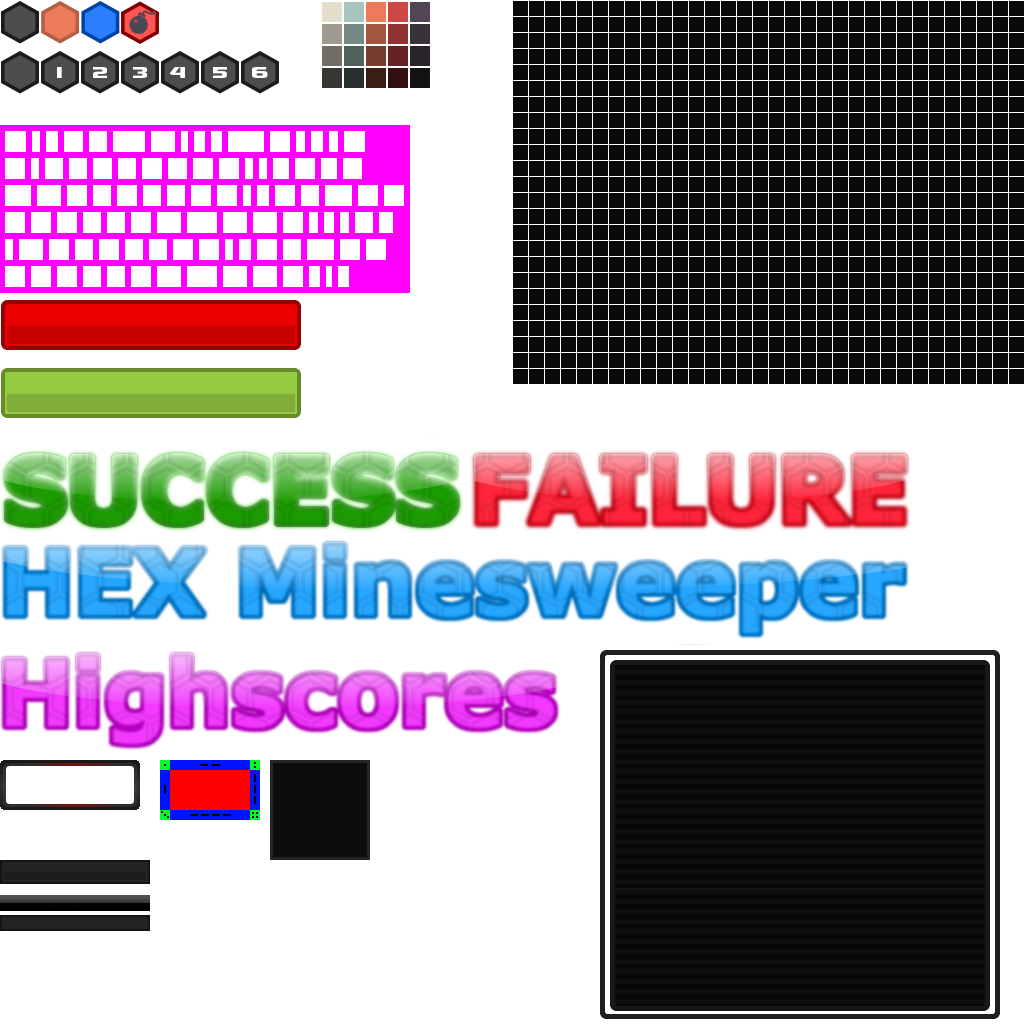
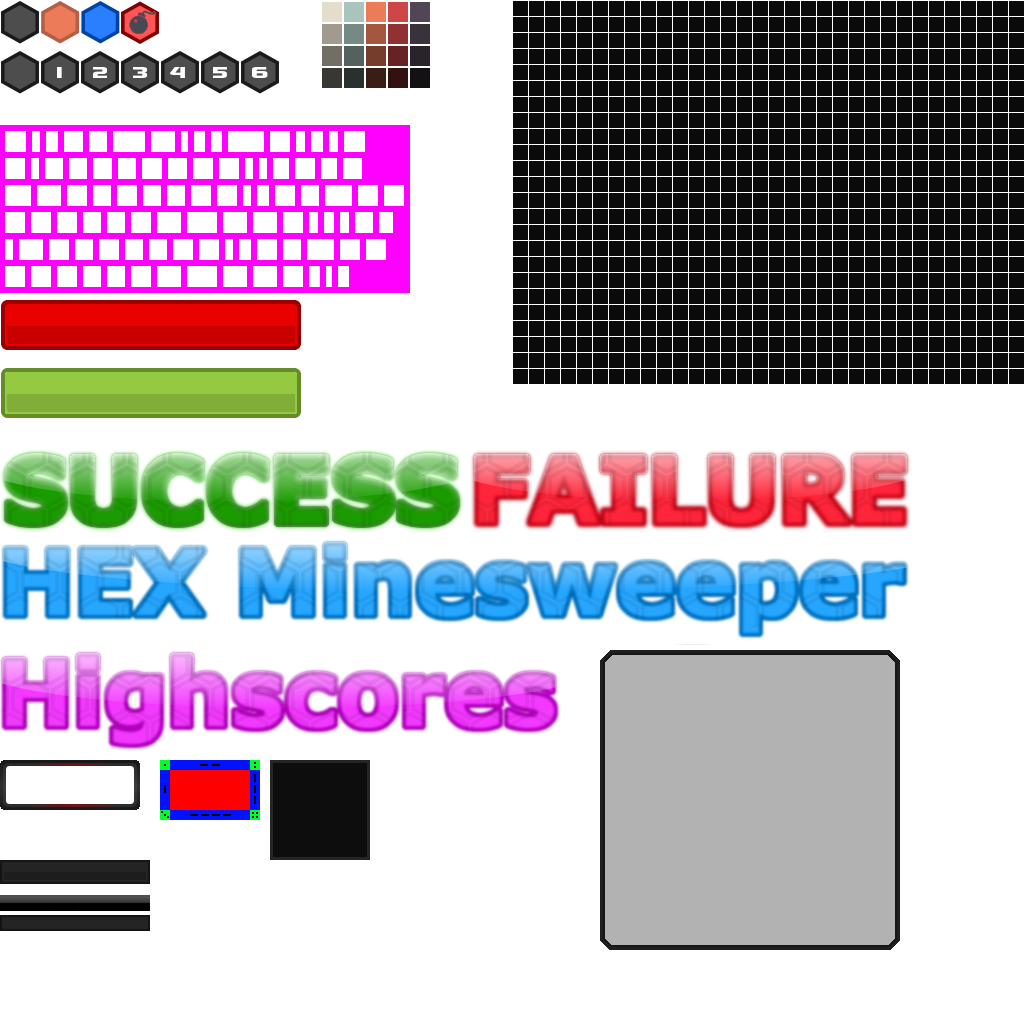
Comparing the layer stacks of the two (1024, 1024) images. Changes:
hid "Ebene" over [600, 650, 1000, 1019]
hid "Ebene #6" over [615, 665, 986, 1009]
added layer "Ebene #4" (30%) above "Ebene #1" over [603, 653, 897, 947]
painted on "Ebene #1" over [600, 650, 1000, 1019]
